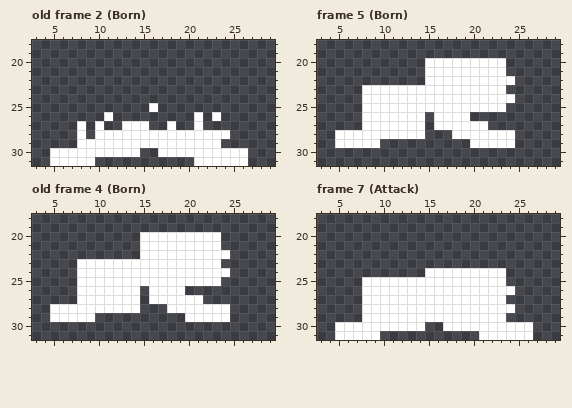
Two states of a pixel-art file, Assets/Sprites/FamiliarMole.aseprite. Above is the file before it was changed.
32x32 pixels, 8 frames. Shown: old frame 2 (Born): x 3..29, y 18..31; frame 5 (Born): x 3..29, y 18..31; old frame 4 (Born): x 3..29, y 18..31; frame 7 (Attack): x 3..29, y 18..31. The commit also changed other frames, which this record leaves out.
Once edited:
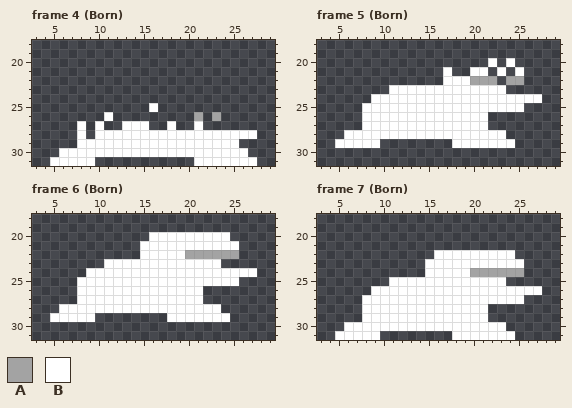
Palette (. is transparent): A #a3a3a3  B #ffffff
A new or re-ordered frame is compared with the old frame closest to it.
The edit:
frames re-ordered
Frame 4 (Born) against old frame 2 (Born):
Colour B gives way to colour A in row 26 at x 21 and 23.
The edit adds colour B in row 28 at x 25 to 27; in row 29 at x 24 to 25; in row 30 at x 15 to 16; in row 31 at x 27.
Colour B is gone in row 30 at x 5.
Frame 5 (Born):
The edit adds colour A in row 22 at x 25.
Colour B gives way to colour A in row 22 at x 20 to 22 and 24.
The edit adds colour B in row 20 at x 24; in row 21 at x 25; in row 24 at x 25 to 27; in row 25 at x 24 to 25; in row 26 at x 15 and 20 to 21; in row 27 at x 15.
The edit adds colour B in row 28 at x 15 to 17; in row 29 at x 18 to 19.
Colour B is gone in row 20 at x 15 to 21 and 23; in row 21 at x 15 to 16, 18 to 19 and 22; in row 22 at x 15 to 16 and 23; in row 23 at x 8 to 10; in row 24 at x 8; in row 28 at x 5 and 24.
Frame 6 (Born) against old frame 4 (Born):
The edit adds colour A in row 22 at x 25.
Colour B gives way to colour A in row 22 at x 20 to 24.
The edit adds colour B in row 20 at x 24; in row 21 at x 24 to 25; in row 24 at x 25 to 27; in row 25 at x 24 to 25; in row 26 at x 15 and 20 to 21; in row 27 at x 15.
The edit adds colour B in row 28 at x 15 to 17; in row 29 at x 18 to 19.
Colour B is gone in row 20 at x 15; in row 23 at x 8 to 10; in row 24 at x 8; in row 28 at x 5 and 24.
Frame 7 (Born):
The edit adds colour A in row 24 at x 24 to 25.
Colour B gives way to colour A in row 24 at x 20 to 23.
The edit adds colour B in row 22 at x 16 to 24; in row 23 at x 15 to 25; in row 26 at x 25 to 27; in row 27 at x 24 to 25; in row 30 at x 15 to 16; in row 31 at x 18 to 20.
Colour B is gone in row 25 at x 8 to 10; in row 26 at x 8; in row 28 at x 22 to 24; in row 29 at x 22 to 23; in row 30 at x 5 and 24 to 26; in row 31 at x 25 to 26.
